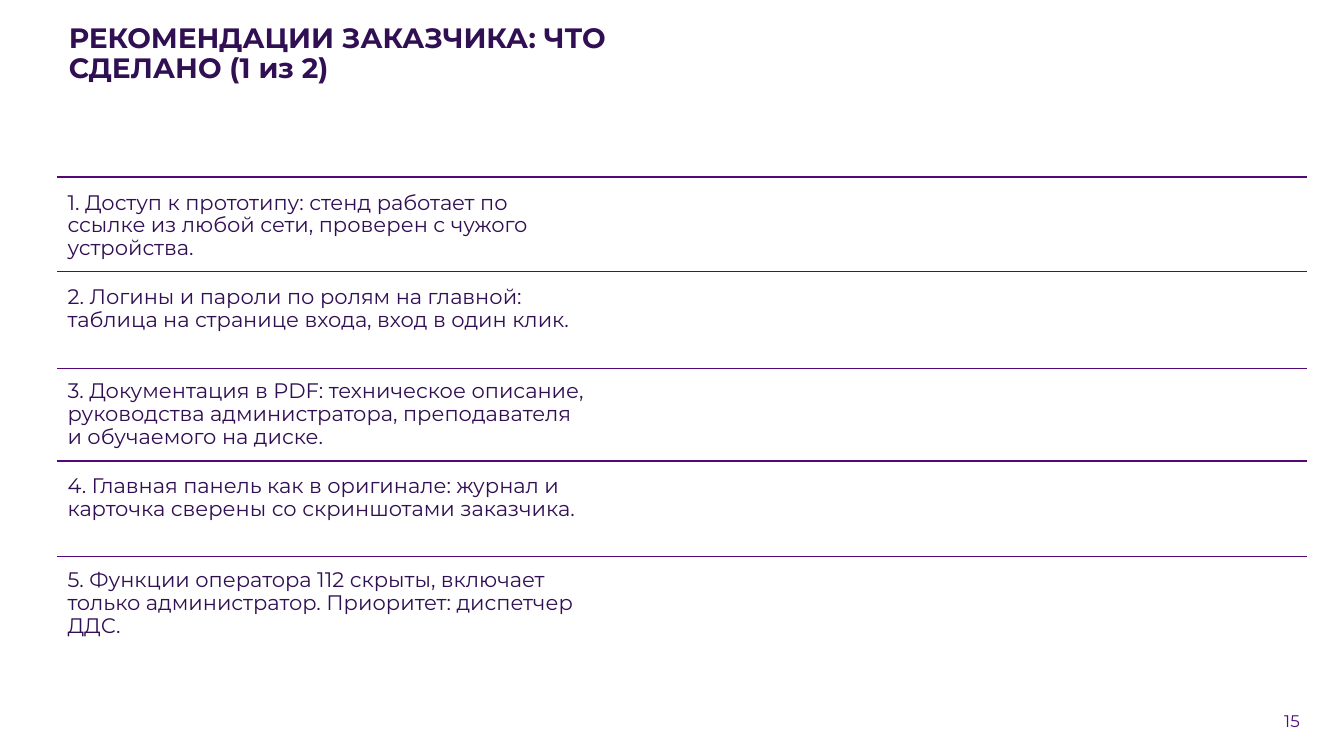
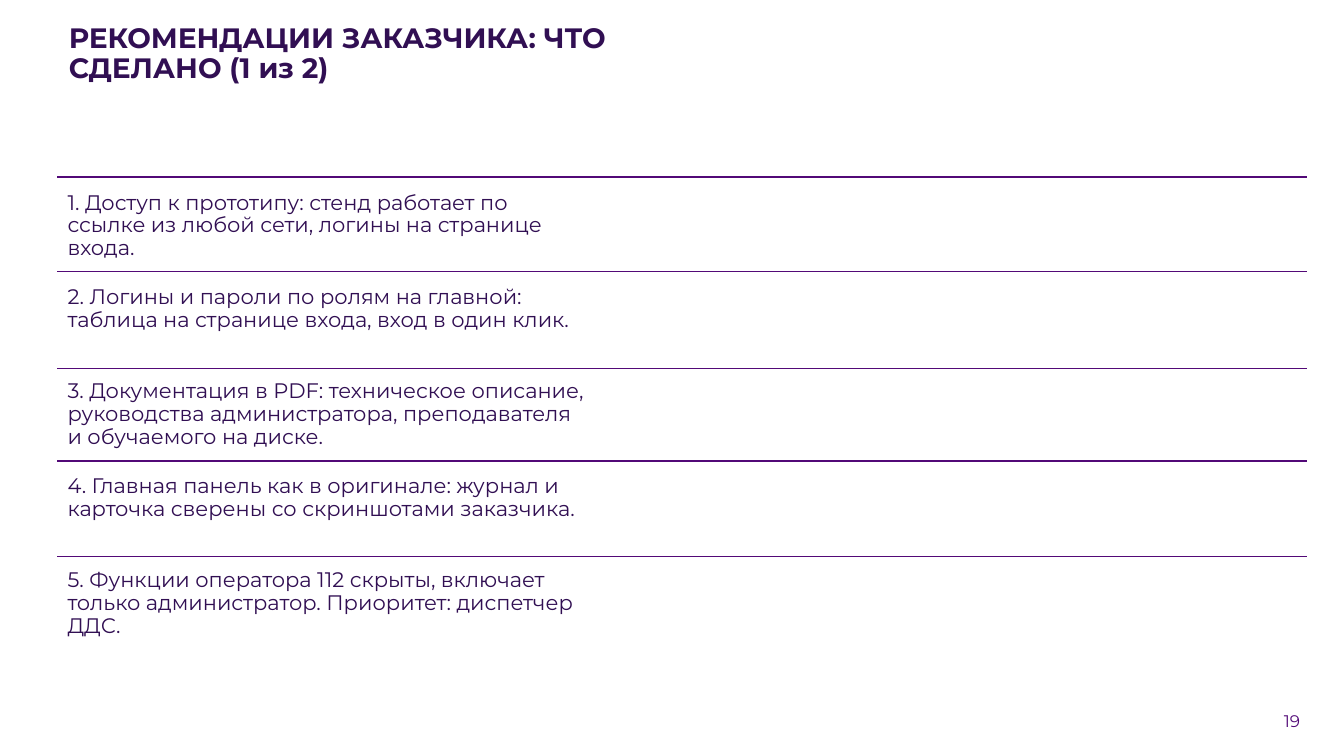
Before and after one commit to Vadik145-beep/lct-112-simulator, a slide deck: slide 19 of docs/presentation/ЛЦТ2026_Ультратех_задача9.pptx (slide 15 before the commit). Drawn at 1344x756 pixels with LibreOffice and Linux fonts; fonts in the diff are those of the drawing; background and template pictures are left out. Boxes give left, top, right and bottom in pixels: in the first picture for what was removed or moved away, otherwise in the second. Text is boxed around its words. In the diff, an @@ line names an element or a change of style, - is before the commit and + after.

Commit message:
docs: презентация финала со скриншотами стенда и пояснениями (#268)
26 слайдов. Добавлены схема «Как проходит занятие», экраны стенда со стрелками
и пояснениями: вход, карточка, виртуальный телефон, справочник, форма «Задания
формирует ИИ», мониторинг преподавателя, разбор с советами. Убраны слайды
«Как устроено» и «Оценка» (их содержание вошло в экраны). Обязательные слайды
шаблона сохранены.

```diff
--- a/docs/presentation/ЛЦТ2026_Ультратех_задача9.pptx
+++ b/docs/presentation/ЛЦТ2026_Ультратех_задача9.pptx
@@ text at box(68, 194, 542, 258): text changed @@
-1. Доступ к прототипу: стенд работает по ссылке из любой сети, проверен с чужого устройства.
+1. Доступ к прототипу: стенд работает по ссылке из любой сети, логины на странице входа.
@@ page number at box(1284, 715, 1300, 727): text changed @@
-15
+19
```
Also in this commit, not shown: 5 other slides changed, 9 slides added, 4 slides removed, 1 other file.
